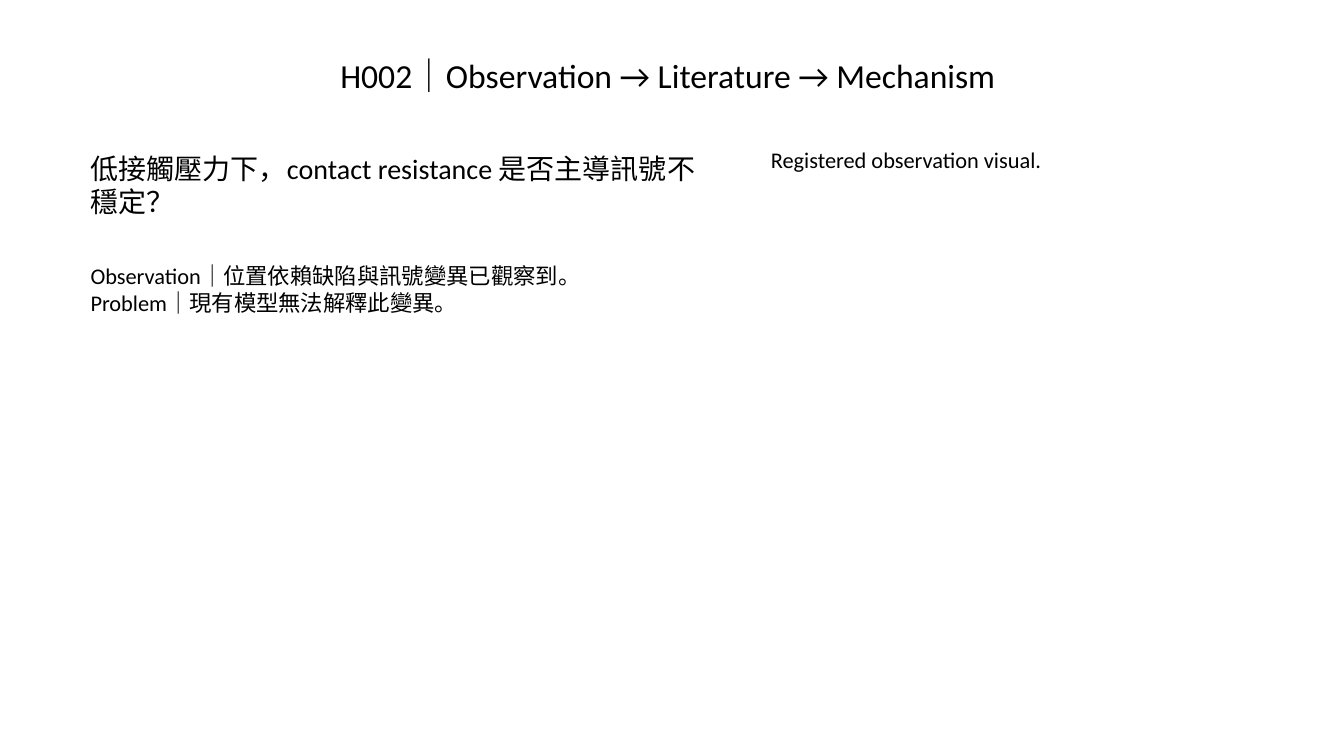
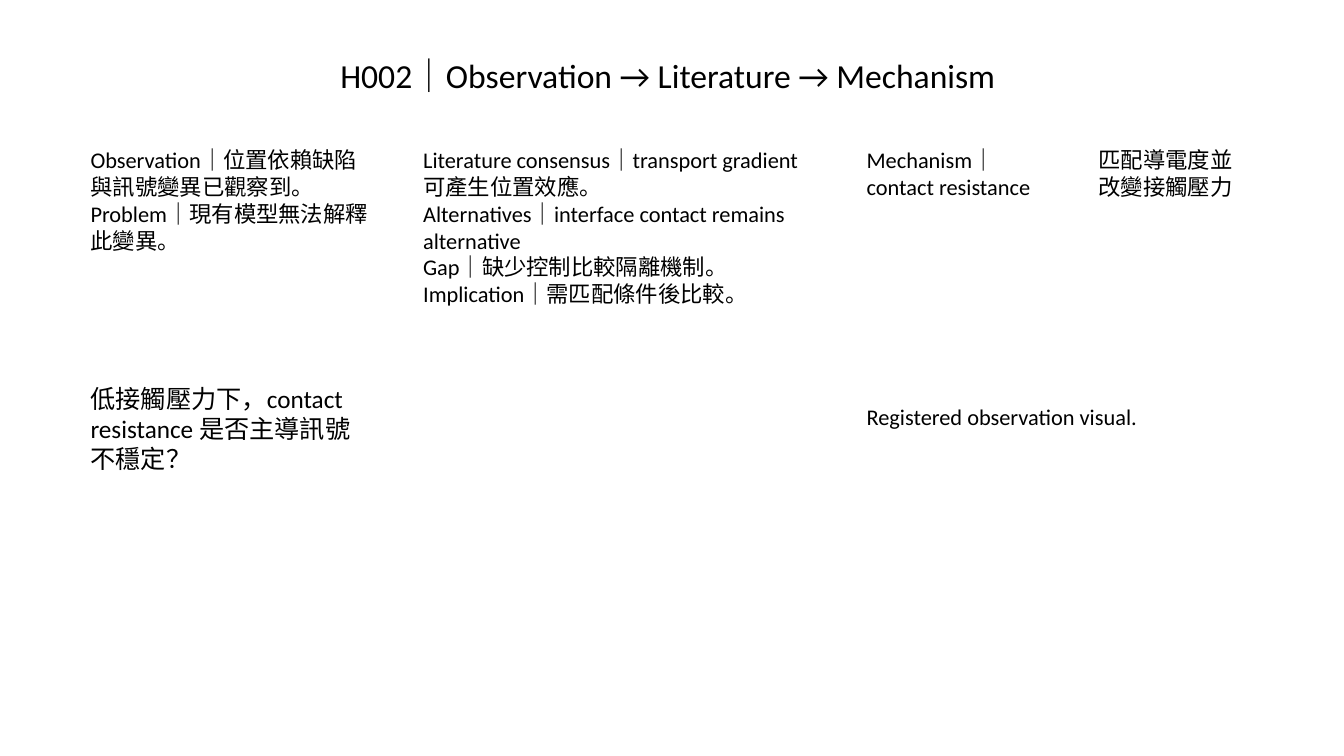
Before and after one commit to Gary0915/AI-Research-SKILLs, a slide deck: slide 19 of thesis-deck-system/artifacts/phase2/acceptance-deck-render-compat.pptx. Drawn at 1344x756 pixels with LibreOffice and Linux fonts; fonts in the diff are those of the drawing. Boxes give left, top, right and bottom in pixels: in the first picture for what was removed or moved away, otherwise in the second. Text is boxed around its words. In the diff, an @@ line names an element or a change of style, - is before the commit and + after.

```diff
--- a/thesis-deck-system/artifacts/phase2/acceptance-deck-render-compat.pptx
+++ b/thesis-deck-system/artifacts/phase2/acceptance-deck-render-compat.pptx
@@ text "Observation｜位置依賴缺陷與訊號變異已觀察到。" rewrapped from (91, 265, 581, 314) to (91, 149, 368, 251) @@
@@ text added at (423, 149, 798, 306), 16 pt, text #000000 @@
+Literature consensus｜transport gradient 可產生位置效應。
+Alternatives｜interface contact remains alternative
+Gap｜缺少控制比較隔離機制。
+Implication｜需匹配條件後比較。
@@ text added at (867, 149, 1030, 195), 16 pt, text #000000 @@
+Mechanism｜contact resistance
@@ text added at (1099, 149, 1233, 197), 16 pt, text #000000 @@
+匹配導電度並改變接觸壓力
@@ text "低接觸壓力下，contact resistance 是否主導訊號不穩定？": place and size @@
-text "低接觸壓力下，contact resistance 是否主導訊號不穩定？" at (91, 155, 695, 215)
+text "低接觸壓力下，contact resistance 是否主導訊號不穩定？" at (91, 387, 350, 470)
@@ text "低接觸壓力下，contact resistance 是否主導訊號不穩定？" at (91, 387, 350, 470): size 20 to 18 pt @@
@@ text "Registered observation visual.": place and size @@
-text "Registered observation visual." at (771, 152, 1041, 172)
+text "Registered observation visual." at (867, 409, 1137, 429)
```
Also in this commit, not shown: 3 other slides changed, 2 slides added, 2 slides removed, 53 other files.
